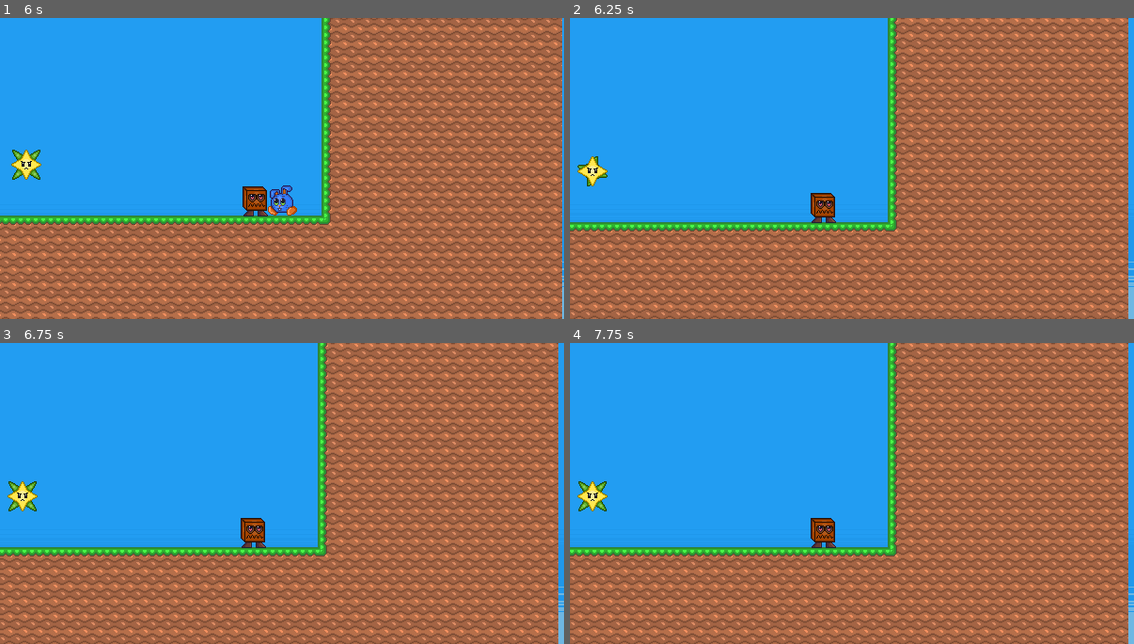
Above: before the commit, frames 1-4 (two rows, left to right).
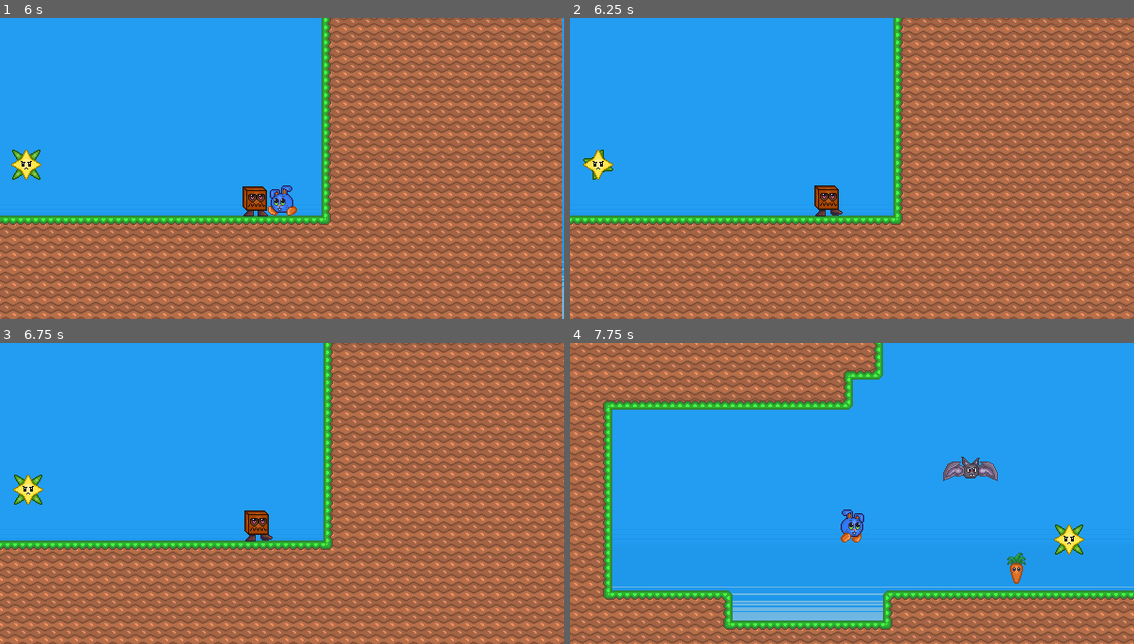
Above: after the commit, the same moments.

Repository: jimmycalhado/Moneko
Game: Godot game, scene res://Scene/fases/test.tscn
Two runs of this game, one before a commit and one after it. Both use one fixed random seed, a clock stepped at 60 frames per second and the inputs below. The project has no main scene, so this scene is started directly.
Inputs:
- Up to frame 1 (6 s): hold Right (ui_right) 0.53-2.03 s; tap Space (pulo) at 0.6, 0.77, 1.07, 1.35, 1.52, 1.82, 2.1, 2.85, 3.02, 3.32, 3.6, 3.77, 4.07, 4.35, 4.52, 4.82, 5.1, 5.85 s; hold Left (ui_left) 2.03-2.78 s; hold Right (ui_right) 2.78-4.28 s; hold Left (ui_left) 4.28-5.03 s; hold Right (ui_right) 5.03-5.78 s; hold Left (ui_left) from 5.78 s (still down)
- Up to frame 2 (6.25 s): keep holding Left (ui_left); tap Space (pulo) at 6.02 s
- Up to frame 3 (6.75 s): keep holding Left (ui_left); tap Space (pulo) at 6.32, 6.6 s
- Up to frame 4 (7.75 s): tap Space (pulo) at 6.77, 7.07, 7.35, 7.52 s; release Left (ui_left) at 7.28 s; hold Right (ui_right) from 7.28 s (still down)

Frame 1 is identical in both runs. In frame 2, 27% of the frame differs, in the area x 0-100%, y 0-100%; in frame 3, 27%; in frame 4, 68%.

Commit message:
Respawn e Inimigo novo

Diff:
--- a/Scene/personagens/Moneko/moneko.tscn
+++ b/Scene/personagens/Moneko/moneko.tscn
@@ -115,4 +115,7 @@
 }
 autoplay = "RESET"
 
+[node name="Reset" type="Timer" parent="."]
+
 [connection signal="body_entered" from="hut" to="." method="_on_hut_body_entered"]
+[connection signal="timeout" from="Reset" to="." method="_on_timer_timeout"]
--- /dev/null
+++ b/Scene/personagens/inimigos/Emburrako/bullet.tscn
@@ -0,0 +1,38 @@
+[gd_scene load_steps=6 format=3 uid="uid://c4dehcipu5abk"]
+
+[ext_resource type="Texture2D" uid="uid://7srt32s0sfpc" path="res://Sprites/personagens/inimigos/Emburrako/bullet-Sheet.png" id="1_adqvq"]
+
+[sub_resource type="AtlasTexture" id="AtlasTexture_brvdt"]
+atlas = ExtResource("1_adqvq")
+region = Rect2(0, 0, 6, 6)
+
+[sub_resource type="AtlasTexture" id="AtlasTexture_r6llf"]
+atlas = ExtResource("1_adqvq")
+region = Rect2(6, 0, 6, 6)
+
+[sub_resource type="AtlasTexture" id="AtlasTexture_ua5eg"]
+atlas = ExtResource("1_adqvq")
+region = Rect2(12, 0, 6, 6)
+
+[sub_resource type="SpriteFrames" id="SpriteFrames_1okbq"]
+animations = [{
+"frames": [{
+"duration": 1.0,
+"texture": SubResource("AtlasTexture_brvdt")
+}, {
+"duration": 1.0,
+"texture": SubResource("AtlasTexture_r6llf")
+}, {
+"duration": 1.0,
+"texture": SubResource("AtlasTexture_ua5eg")
+}],
+"loop": true,
+"name": &"new_animation",
+"speed": 5.0
+}]
+
+[node name="AnimatedSprite2D" type="AnimatedSprite2D"]
+sprite_frames = SubResource("SpriteFrames_1okbq")
+animation = &"new_animation"
+autoplay = "new_animation"
+frame_progress = 0.368322
--- /dev/null
+++ b/Scene/personagens/inimigos/Emburrako/emburrako.tscn
@@ -0,0 +1,255 @@
+[gd_scene load_steps=10 format=3 uid="uid://6ogmn4jjrmlq"]
+
+[ext_resource type="Texture2D" uid="uid://dag5qqdcovj7g" path="res://Sprites/personagens/inimigos/Emburrako/Emburrako-Sheet.png" id="1_3ns3k"]
+[ext_resource type="PackedScene" uid="uid://b3l7o67oq2nbh" path="res://Scene/Sistemas/hitbox.tscn" id="2_ueyrs"]
+
+[sub_resource type="CircleShape2D" id="CircleShape2D_w32ou"]
+radius = 187.011
+
+[sub_resource type="Animation" id="Animation_6rwiq"]
+resource_name = "idle"
+length = 0.5
+loop_mode = 1
+tracks/0/type = "value"
+tracks/0/imported = false
+tracks/0/enabled = true
+tracks/0/path = NodePath("Sprite2D:texture")
+tracks/0/interp = 1
+tracks/0/loop_wrap = true
+tracks/0/keys = {
+"times": PackedFloat32Array(0),
+"transitions": PackedFloat32Array(1),
+"update": 1,
+"values": [ExtResource("1_3ns3k")]
+}
+tracks/1/type = "value"
+tracks/1/imported = false
+tracks/1/enabled = true
+tracks/1/path = NodePath("Sprite2D:centered")
+tracks/1/interp = 1
+tracks/1/loop_wrap = true
+tracks/1/keys = {
+"times": PackedFloat32Array(0),
+"transitions": PackedFloat32Array(1),
+"update": 1,
+"values": [true]
+}
+tracks/2/type = "value"
+tracks/2/imported = false
+tracks/2/enabled = true
+tracks/2/path = NodePath("Sprite2D:offset")
+tracks/2/interp = 1
+tracks/2/loop_wrap = true
+tracks/2/keys = {
+"times": PackedFloat32Array(0),
+"transitions": PackedFloat32Array(1),
+"update": 0,
+"values": [Vector2(0, 0)]
+}
+tracks/3/type = "value"
+tracks/3/imported = false
+tracks/3/enabled = true
+tracks/3/path = NodePath("Sprite2D:hframes")
+tracks/3/interp = 1
+tracks/3/loop_wrap = true
+tracks/3/keys = {
+"times": PackedFloat32Array(0),
+"transitions": PackedFloat32Array(1),
+"update": 1,
+"values": [11]
+}
+tracks/4/type = "value"
+tracks/4/imported = false
+tracks/4/enabled = true
+tracks/4/path = NodePath("Sprite2D:vframes")
+tracks/4/interp = 1
+tracks/4/loop_wrap = true
+tracks/4/keys = {
+"times": PackedFloat32Array(0),
+"transitions": PackedFloat32Array(1),
+"update": 1,
+"values": [1]
+}
+tracks/5/type = "value"
+tracks/5/imported = false
+tracks/5/enabled = true
+tracks/5/path = NodePath("Sprite2D:frame")
+tracks/5/interp = 1
+tracks/5/loop_wrap = true
+tracks/5/keys = {
+"times": PackedFloat32Array(0, 0.1, 0.2, 0.3, 0.4),
+"transitions": PackedFloat32Array(1, 1, 1, 1, 1),
+"update": 1,
+"values": [0, 1, 2, 3, 4]
+}
+
+[sub_resource type="Animation" id="Animation_lnmhf"]
+length = 0.001
+tracks/0/type = "value"
+tracks/0/imported = false
+tracks/0/enabled = true
+tracks/0/path = NodePath("Sprite2D:texture")
+tracks/0/interp = 1
+tracks/0/loop_wrap = true
+tracks/0/keys = {
+"times": PackedFloat32Array(0),
+"transitions": PackedFloat32Array(1),
+"update": 1,
+"values": [ExtResource("1_3ns3k")]
+}
+tracks/1/type = "value"
+tracks/1/imported = false
+tracks/1/enabled = true
+tracks/1/path = NodePath("Sprite2D:centered")
+tracks/1/interp = 1
+tracks/1/loop_wrap = true
+tracks/1/keys = {
+"times": PackedFloat32Array(0),
+"transitions": PackedFloat32Array(1),
+"update": 1,
+"values": [true]
+}
+tracks/2/type = "value"
+tracks/2/imported = false
+tracks/2/enabled = true
+tracks/2/path = NodePath("Sprite2D:offset")
+tracks/2/interp = 1
+tracks/2/loop_wrap = true
+tracks/2/keys = {
+"times": PackedFloat32Array(0),
+"transitions": PackedFloat32Array(1),
+"update": 0,
+"values": [Vector2(0, 0)]
+}
+tracks/3/type = "value"
+tracks/3/imported = false
+tracks/3/enabled = true
+tracks/3/path = NodePath("Sprite2D:hframes")
+tracks/3/interp = 1
+tracks/3/loop_wrap = true
+tracks/3/keys = {
+"times": PackedFloat32Array(0),
+"transitions": PackedFloat32Array(1),
+"update": 1,
+"values": [11]
+}
+tracks/4/type = "value"
+tracks/4/imported = false
+tracks/4/enabled = true
+tracks/4/path = NodePath("Sprite2D:vframes")
+tracks/4/interp = 1
+tracks/4/loop_wrap = true
+tracks/4/keys = {
+"times": PackedFloat32Array(0),
+"transitions": PackedFloat32Array(1),
+"update": 1,
+"values": [1]
+}
+tracks/5/type = "value"
+tracks/5/imported = false
+tracks/5/enabled = true
+tracks/5/path = NodePath("Sprite2D:frame")
+tracks/5/interp = 1
+tracks/5/loop_wrap = true
+tracks/5/keys = {
+"times": PackedFloat32Array(0),
+"transitions": PackedFloat32Array(1),
+"update": 1,
+"values": [0]
+}
+
+[sub_resource type="Animation" id="Animation_qb3fl"]
+resource_name = "tiro"
+length = 0.7
+loop_mode = 1
+tracks/0/type = "value"
+tracks/0/imported = false
+tracks/0/enabled = true
+tracks/0/path = NodePath("Sprite2D:texture")
+tracks/0/interp = 1
+tracks/0/loop_wrap = true
+tracks/0/keys = {
+"times": PackedFloat32Array(0),
+"transitions": PackedFloat32Array(1),
+"update": 1,
+"values": [ExtResource("1_3ns3k")]
+}
+tracks/1/type = "value"
+tracks/1/imported = false
+tracks/1/enabled = true
+tracks/1/path = NodePath("Sprite2D:hframes")
+tracks/1/interp = 1
+tracks/1/loop_wrap = true
+tracks/1/keys = {
+"times": PackedFloat32Array(0),
+"transitions": PackedFloat32Array(1),
+"update": 1,
+"values": [11]
+}
+tracks/2/type = "value"
+tracks/2/imported = false
+tracks/2/enabled = true
+tracks/2/path = NodePath("Sprite2D:vframes")
+tracks/2/interp = 1
+tracks/2/loop_wrap = true
+tracks/2/keys = {
+"times": PackedFloat32Array(0),
+"transitions": PackedFloat32Array(1),
+"update": 1,
+"values": [1]
+}
+tracks/3/type = "value"
+tracks/3/imported = false
+tracks/3/enabled = true
+tracks/3/path = NodePath("Sprite2D:frame")
+tracks/3/interp = 1
+tracks/3/loop_wrap = true
+tracks/3/keys = {
+"times": PackedFloat32Array(0, 0.1, 0.2, 0.3, 0.4, 0.5, 0.6),
+"transitions": PackedFloat32Array(1, 1, 1, 1, 1, 1, 1),
+"update": 1,
+"values": [4, 5, 6, 7, 8, 9, 10]
+}
+
+[sub_resource type="AnimationLibrary" id="AnimationLibrary_kgl17"]
+_data = {
+"RESET": SubResource("Animation_lnmhf"),
+"idle": SubResource("Animation_6rwiq"),
+"tiro": SubResource("Animation_qb3fl")
+}
+
+[sub_resource type="RectangleShape2D" id="RectangleShape2D_bbxh7"]
+size = Vector2(32, 17)
+
+[sub_resource type="RectangleShape2D" id="RectangleShape2D_7iw5v"]
+size = Vector2(30, 3)
+
+[node name="Emburrako" type="CharacterBody2D"]
+
+[node name="Sprite2D" type="Sprite2D" parent="."]
+position = Vector2(0, -8)
+texture = ExtResource("1_3ns3k")
+hframes = 11
+
+[node name="Area2D" type="Area2D" parent="."]
+
+[node name="detectar" type="CollisionShape2D" parent="Area2D"]
+shape = SubResource("CircleShape2D_w32ou")
+debug_color = Color(0.388235, 0.580392, 0.533333, 0.243137)
+
+[node name="AnimationPlayer" type="AnimationPlayer" parent="."]
+libraries = {
+"": SubResource("AnimationLibrary_kgl17")
+}
+autoplay = "idle"
+
+[node name="CollisionShape2D" type="CollisionShape2D" parent="."]
+position = Vector2(0, -0.5)
+shape = SubResource("RectangleShape2D_bbxh7")
+debug_color = Color(0.909804, 0.282353, 0.258824, 0.12549)
+
+[node name="hitbox" parent="." instance=ExtResource("2_ueyrs")]
+
+[node name="CollisionShape2D" type="CollisionShape2D" parent="hitbox"]
+position = Vector2(0, -10.5)
+shape = SubResource("RectangleShape2D_7iw5v")
--- a/Scene/personagens/inimigos/Mordego/mordego.tscn
+++ b/Scene/personagens/inimigos/Mordego/mordego.tscn
@@ -195,5 +195,7 @@
 shape = SubResource("CircleShape2D_twc5a")
 debug_color = Color(0.384314, 0.603922, 0.258824, 0.0313726)
 
+[node name="RayCast2D" type="RayCast2D" parent="."]
+
 [connection signal="body_entered" from="Area2D" to="." method="_on_area_2d_body_entered"]
 [connection signal="body_exited" from="Area2D" to="." method="_on_area_2d_body_exited"]
--- /dev/null
+++ b/Scripts/inimigos/Emburrako/emburrako.gd
@@ -0,0 +1,12 @@
+extends CharacterBody2D
+
+
+const SPEED = 300.0
+
+# Get the gravity from the project settings to be synced with RigidBody nodes.
+var gravity = ProjectSettings.get_setting("physics/2d/default_gravity")
+
+
+func _physics_process(delta):
+
+	move_and_slide()
--- a/Scripts/moneko/moneko.gd
+++ b/Scripts/moneko/moneko.gd
@@ -15,46 +15,48 @@
 var jumpping: bool = false
 var running: bool = false
 var gravity = ProjectSettings.get_setting("physics/2d/default_gravity")
+var vivo = true
 
 func _ready():
 	var direcao = position.x
 	direcao = Global.position_player
 
 func _physics_process(delta):
-	# gravidade
-	if not is_on_floor():
-		velocity.y += gravity * delta
+	if vivo:
+		# gravidade
+		if not is_on_floor():
+			velocity.y += gravity * delta
 
-	# pulo
-	if Input.is_action_just_pressed("pulo") and is_on_floor():
-		velocity.y = jump_velocity
+		# pulo
+		if Input.is_action_just_pressed("pulo") and is_on_floor():
+			velocity.y = jump_velocity
 
-	# movimentação pra esquerda e direita
-	var direction = Input.get_axis("ui_left", "ui_right")
-	var target_velocity = direction * speed * 100
+		# movimentação pra esquerda e direita
+		var direction = Input.get_axis("ui_left", "ui_right")
+		var target_velocity = direction * speed * 100
 
-	# deslizamento
-	velocity.x = lerp(velocity.x, target_velocity,lerp_factor)
+		# deslizamento
+		velocity.x = lerp(velocity.x, target_velocity,lerp_factor)
 
-	# tipo de animação
-	if direction:
-		running = true
-		if running:
-			if is_on_floor():
-				animation.play("run")
-			elif !is_on_floor():
-				animation.play("jump")
+		# tipo de animação
+		if direction:
+			running = true
+			if running:
+				if is_on_floor():
+					animation.play("run")
+				elif !is_on_floor():
+					animation.play("jump")
 
-	else:
-		velocity.x = move_toward(velocity.x, 0, speed)
-		running = false
-		if !running:
-			if is_on_floor():
-				animation.play("idle")
-			elif !is_on_floor():
-				animation.play("jump")
-	move_and_slide()
-	rotate_sprite()
+		else:
+			velocity.x = move_toward(velocity.x, 0, speed)
+			running = false
+			if !running:
+				if is_on_floor():
+					animation.play("idle")
+				elif !is_on_floor():
+					animation.play("jump")
+		move_and_slide()
+		rotate_sprite()
 
 func rotate_sprite() -> void:
 	# Girar sprite
@@ -71,4 +73,13 @@
 		velocity.x =  -1 * jump_velocity
 		print("dano")
 		if vida == 0:
-			queue_free()
+			vivo = false;
+			visible = false
+			$Reset.start(0)
+
+
+
+func _on_timer_timeout():
+	get_tree().reload_current_scene()
+
+	pass # Replace with function body.
--- a/project.godot
+++ b/project.godot
@@ -26,6 +26,22 @@
 
 [input]
 
+ui_left={
+"deadzone": 0.5,
+"events": [Object(InputEventKey,"resource_local_to_scene":false,"resource_name":"","device":0,"window_id":0,"alt_pressed":false,"shift_pressed":false,"ctrl_pressed":false,"meta_pressed":false,"pressed":false,"keycode":4194319,"physical_keycode":0,"key_label":0,"unicode":0,"echo":false,"script":null)
+, Object(InputEventJoypadButton,"resource_local_to_scene":false,"resource_name":"","device":0,"button_index":13,"pressure":0.0,"pressed":false,"script":null)
+, Object(InputEventJoypadMotion,"resource_local_to_scene":false,"resource_name":"","device":0,"axis":0,"axis_value":-1.0,"script":null)
+, Object(InputEventKey,"resource_local_to_scene":false,"resource_name":"","device":-1,"window_id":0,"alt_pressed":false,"shift_pressed":false,"ctrl_pressed":false,"meta_pressed":false,"pressed":false,"keycode":0,"physical_keycode":65,"key_label":0,"unicode":97,"echo":false,"script":null)
+]
+}
+ui_right={
+"deadzone": 0.5,
+"events": [Object(InputEventKey,"resource_local_to_scene":false,"resource_name":"","device":0,"window_id":0,"alt_pressed":false,"shift_pressed":false,"ctrl_pressed":false,"meta_pressed":false,"pressed":false,"keycode":4194321,"physical_keycode":0,"key_label":0,"unicode":0,"echo":false,"script":null)
+, Object(InputEventJoypadButton,"resource_local_to_scene":false,"resource_name":"","device":0,"button_index":14,"pressure":0.0,"pressed":false,"script":null)
+, Object(InputEventJoypadMotion,"resource_local_to_scene":false,"resource_name":"","device":0,"axis":0,"axis_value":1.0,"script":null)
+, Object(InputEventKey,"resource_local_to_scene":false,"resource_name":"","device":-1,"window_id":0,"alt_pressed":false,"shift_pressed":false,"ctrl_pressed":false,"meta_pressed":false,"pressed":false,"keycode":0,"physical_keycode":68,"key_label":0,"unicode":100,"echo":false,"script":null)
+]
+}
 pulo={
 "deadzone": 0.5,
 "events": [Object(InputEventKey,"resource_local_to_scene":false,"resource_name":"","device":-1,"window_id":0,"alt_pressed":false,"shift_pressed":false,"ctrl_pressed":false,"meta_pressed":false,"pressed":false,"keycode":0,"physical_keycode":32,"key_label":0,"unicode":32,"echo":false,"script":null)
Binary file added: Scene/Sistemas/bullet.aseprite
Binary file added: Sprites/personagens/inimigos/Emburrako/bullet-Sheet.png
Not shown, added: Sprites/personagens/inimigos/Emburrako/bullet-Sheet.png.import
